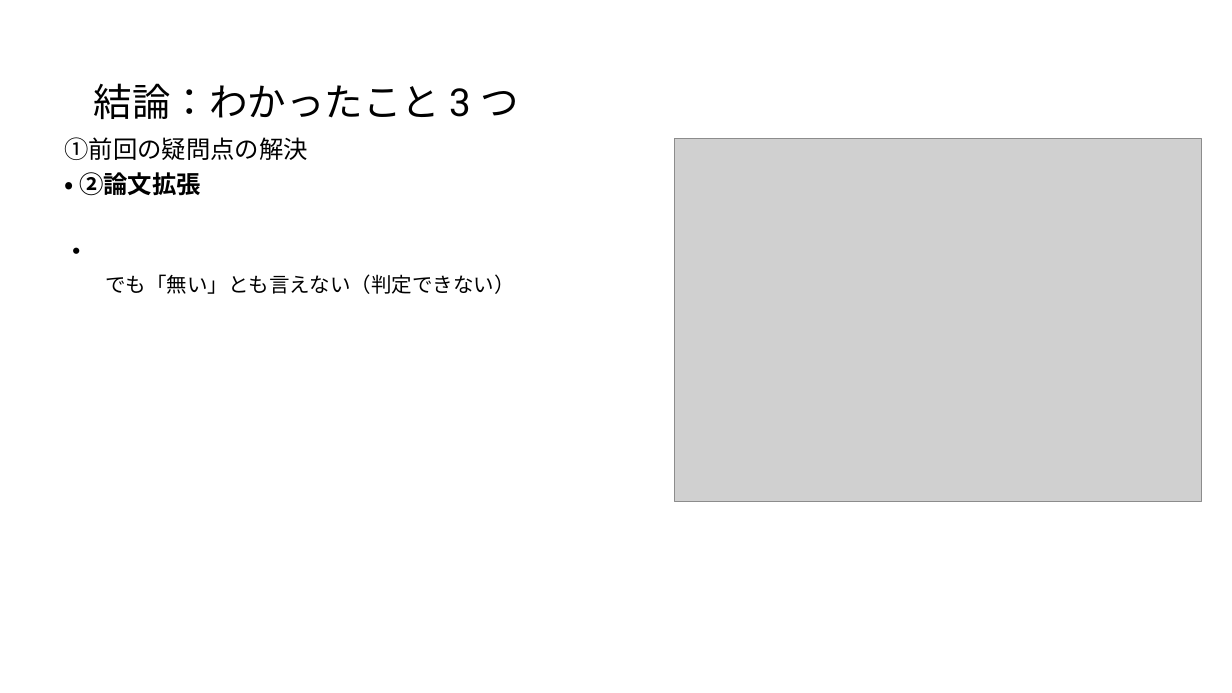
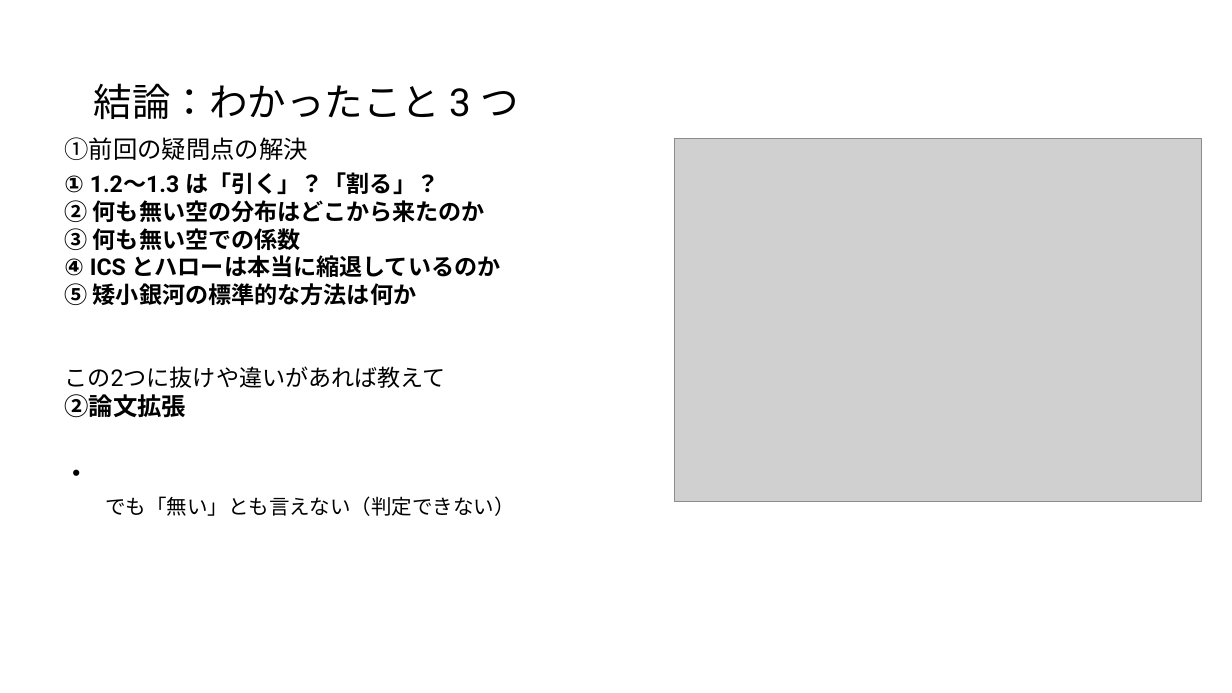
Before and after one commit to Mikann20041029/darkmatter-slides, a slide deck: slide 2 of slides/2026-10-09_研究報告_10枚版.pptx. Drawn at 1232x693 pixels with LibreOffice and Linux fonts; fonts in the diff are those of the drawing; grey boxes stand for pictures. Boxes give left, top, right and bottom in pixels: in the first picture for what was removed or moved away, otherwise in the second. Text is boxed around its words. In the diff, an @@ line names an element or a change of style, - is before the commit and + after.

Commit message:
slides: 本人の編集版を更新 (10-06 14:55)

```diff
--- a/slides/2026-10-09_研究報告_10枚版.pptx
+++ b/slides/2026-10-09_研究報告_10枚版.pptx
@@ text at [64,172,501,418]: text changed; size 19 to 18 pt @@
-・ ②論文拡張
+① 1.2〜1.3 は「引く」？「割る」？
+② 何も無い空の分布はどこから来たのか
+③ 何も無い空での係数
+④ ICS とハローは本当に縮退しているのか
+⑤ 矮小銀河の標準的な方法は何か
+この2つに抜けや違いがあれば教えて
+②論文拡張
```
